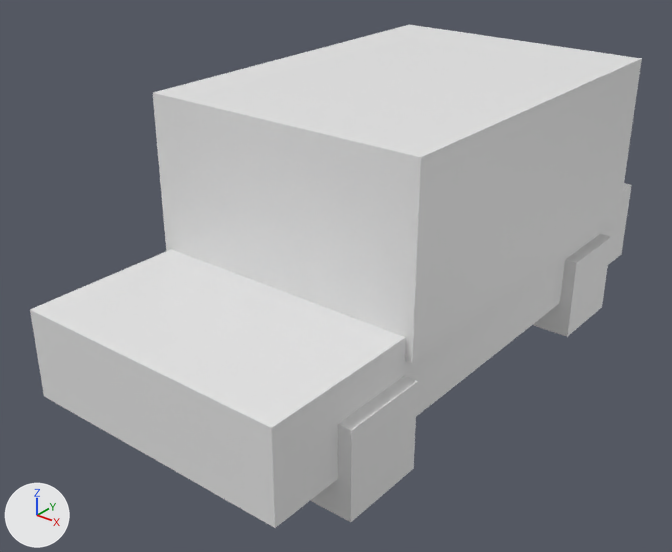
Two versions of the glTF model dead-district/assets/models/veh_truck.glb, one commit apart.
One viewpoint serves both versions: a 50 mm camera at (3.45, -4.74, 3.4) aimed at (-0.11, -0.29, 0.63). The lights are fixed; the arrows at lower left show +X, +Y and +Z. The picture after the commit comes second. Vertices at exactly the same position are counted once.

Names of what the first picture shows: 'veh_truck'.
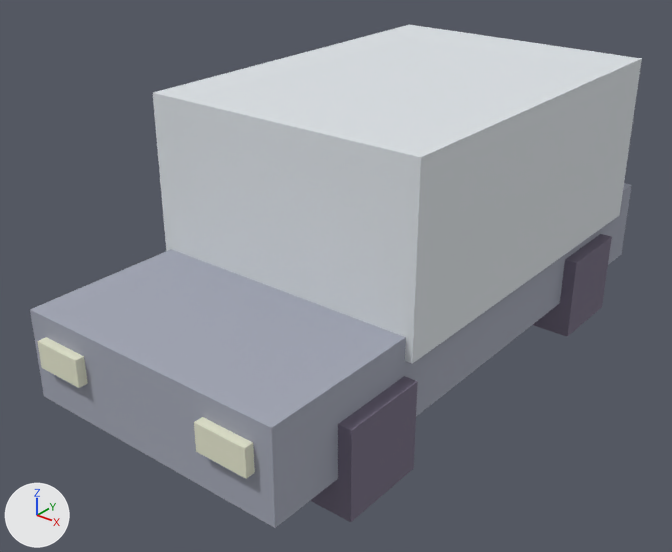
The change, as a diff of the scene's bpy script:
```diff
--- a/dead-district/assets/models/veh_truck.glb.py
+++ b/dead-district/assets/models/veh_truck.glb.py
@@ mat_material_0 @@
+mat_material_0 = bpy.data.materials.new('Material_0')
+mat_material_0.use_nodes = True; mat_material_0.node_tree.nodes.clear()
+_N = mat_material_0.node_tree.nodes; _L = mat_material_0.node_tree.links
+n0 = _N.new('ShaderNodeBsdfPrincipled'); n0.name = 'Principled BSDF'
+n0.inputs[2].default_value = 1.0  # 'Roughness'
+n1 = _N.new('ShaderNodeOutputMaterial'); n1.name = 'Material Output'
+n2 = _N.new('ShaderNodeVertexColor'); n2.name = 'Color Attribute'
+_L.new(n0.outputs[0], n1.inputs[0])  # 'BSDF' to 'Surface'
+_L.new(n2.outputs[0], n0.inputs[0])  # 'Color' to 'Base Color'
@@ me_mesh_0 @@
 # used by ob_veh_truck; location = (0.0, 0.0, 0.0)
-me_mesh_0.from_pydata(...)  # 56 vertices, 84 faces; spans x -1.04..1.04, y -2.1..2.1, z 0.0..1.9
+me_mesh_0.from_pydata(...)  # 88 vertices, 132 faces; spans x -1.04..1.04, y -2.16..2.16, z 0.0..1.9
+# me_mesh_0 part 1: a new loose piece, a box spanning x -0.825..-0.475, y -2.16..-2.08, z 0.53..0.71, in mat_material_0
+# me_mesh_0 part 2: a new loose piece, a box spanning x 0.475..0.825, y -2.16..-2.08, z 0.53..0.71, in mat_material_0
+# me_mesh_0 part 3: 84 faces spanning x -1.04..1.04, y -2.1..2.1, z 0.0..1.9 switch from no material to mat_material_0
+# other edits to the shape of me_mesh_0 do not show in these pictures
```

What differs and where, as boxes [x1, y1, x2, y2] in the pictures (672 x 552 px):
part 1 of me_mesh_0, added
    after: [37, 337, 88, 388]
part 2 of me_mesh_0, added
    after: [194, 417, 255, 479]
part 3 of me_mesh_0, recoloured
    both: [30, 59, 642, 528]
